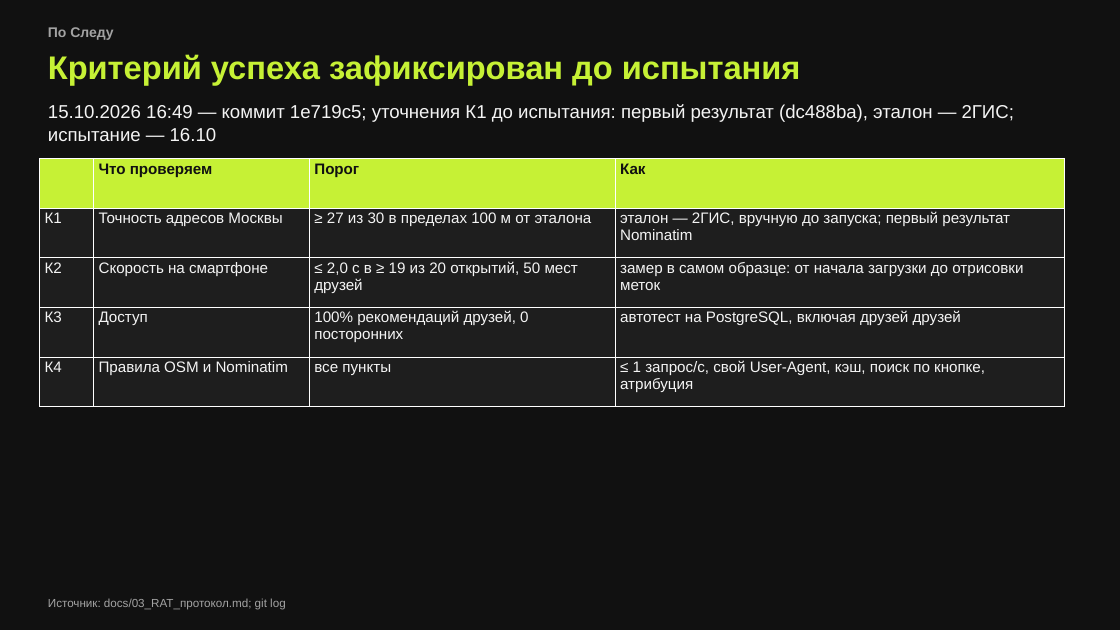
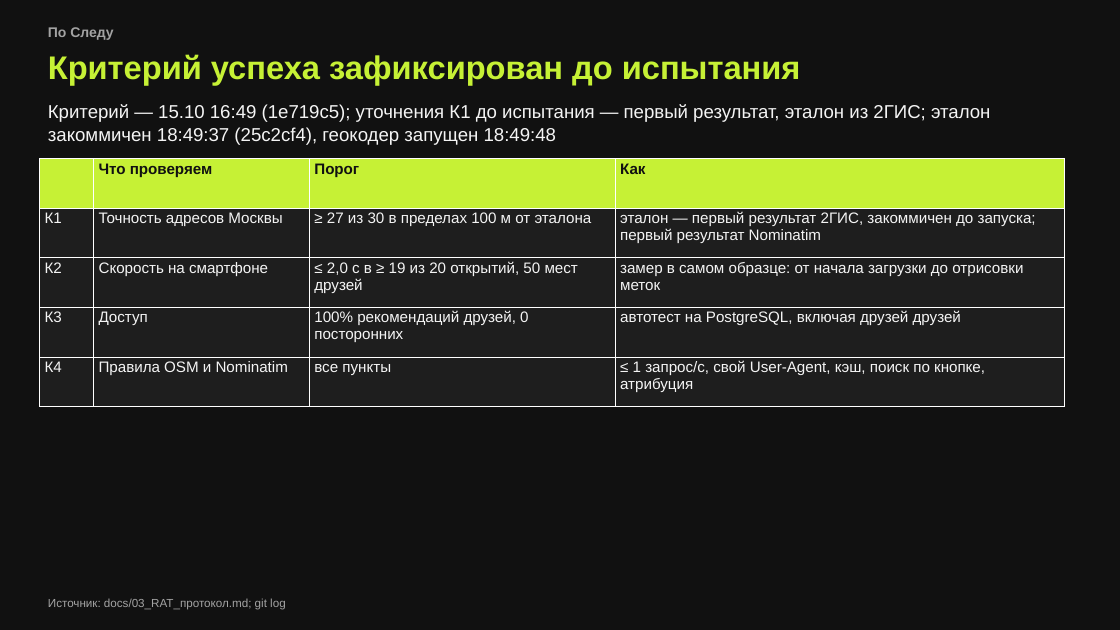
Before and after one commit to KAKBE/social_network, a slide deck: slide 8 of presentation/ПоСледу_RAT-PoC.pptx. Drawn at 1120x630 pixels with LibreOffice and Linux fonts; fonts in the diff are those of the drawing. Boxes give left, top, right and bottom in pixels: in the first picture for what was removed or moved away, otherwise in the second. Text is boxed around its words. In the diff, an @@ line names an element or a change of style, - is before the commit and + after.

```diff
--- a/presentation/ПоСледу_RAT-PoC.pptx
+++ b/presentation/ПоСледу_RAT-PoC.pptx
@@ text at <box>48,104,990,145</box>: text changed @@
-15.10.2026 16:49 — коммит 1e719c5; уточнения К1 до испытания: первый результат (dc488ba), эталон — 2ГИС; испытание — 16.10
+Критерий — 15.10 16:49 (1e719c5); уточнения К1 до испытания — первый результат, эталон из 2ГИС; эталон закоммичен 18:49:37 (25c2cf4), геокодер запущен 18:49:48
@@ table at <box>39,159,1065,407</box> @@
-row 2, column 4: эталон — 2ГИС, вручную до запуска; первый результат Nominatim
+row 2, column 4: эталон — первый результат 2ГИС, закоммичен до запуска; первый результат Nominatim
```
Also in this commit, not shown: 5 other slides changed, 1 slide added, 6 other files.
